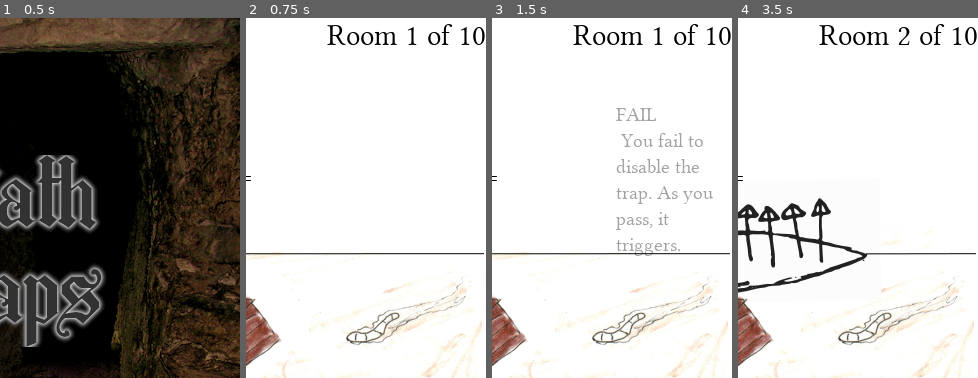
Above: before the commit, frames 1-4 (left to right).
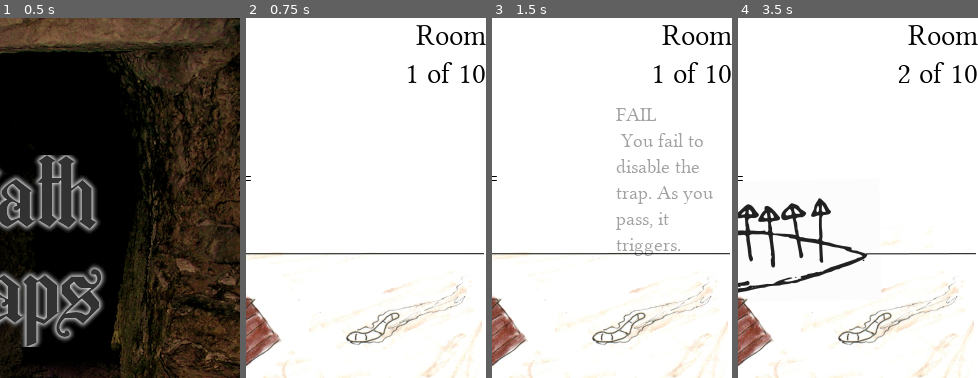
Above: after the commit, the same moments.

Repository: the-g-force/FamJam-May2020
Game: Godot game, scene res://src/TitleScene.tscn
Two runs of this game, one before a commit and one after it. Both use one fixed random seed, a clock stepped at 60 frames per second and the inputs below.
Inputs:
- Up to frame 1 (0.5 s): no input
- Up to frame 2 (0.75 s): click "Start" at 0.5 s
- Up to frame 3 (1.5 s): click "OK" at 1.25 s
- Up to frame 4 (3.5 s): tap Enter at 2.75 s
The pictures show only the part of the screen within x 50-100%, y 0-50%; the shares and areas given below are measured in that part.

Frame 1 is identical in both runs. In frame 2, 1.8% of the frame differs, in the area x 33-100%, y 1-19%; in frame 3, 1.8%; in frame 4, 1.9%.

Commit message:
Add linebreak
This prevents the text from running into the trap images

Diff:
--- a/project/src/RoomTracker.gd
+++ b/project/src/RoomTracker.gd
@@ -9,7 +9,7 @@
 
 
 func _update_text():
-	text = "Room %d of %d" % [current_room, LAST_ROOM]
+	text = "Room\n%d of %d" % [current_room, LAST_ROOM]
 
 
 func advance():
